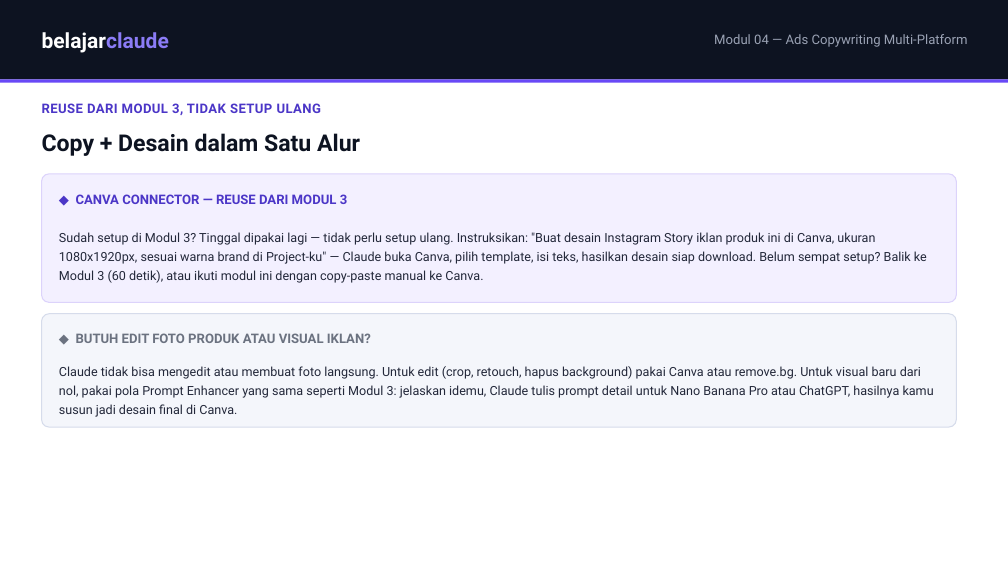
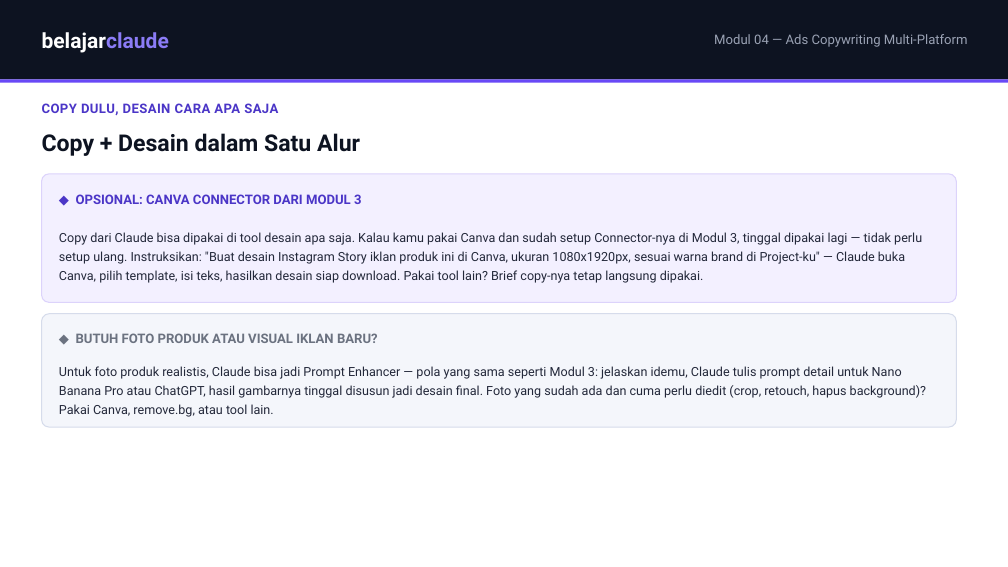
Before and after one commit to juliautomo/belajar-claude, a slide deck: slide 2 of Content-Marketing/M04-Ads-Copywriting/K3-M04-Ads-Copywriting.pptx. Drawn at 1008x567 pixels with LibreOffice and Linux fonts; fonts in the diff are those of the drawing. Boxes give left, top, right and bottom in pixels: in the first picture for what was removed or moved away, otherwise in the second. Text is boxed around its words. In the diff, an @@ line names an element or a change of style, - is before the commit and + after.

Commit message:
M04: de-emphasize Canva as the only path, fix Claude image-capability framing (HTML + PPTX)
- Canva Connector reframed as one optional tool for turning copy into a
  finished visual, not the default/only workflow — case study, tip-box,
  Cara Kerja step 3, Latihan, and Output box all now say 'Canva Connector
  kalau aktif, atau tool/desainer lain kalau tidak' instead of assuming Canva
- 'Claude tidak bisa mengedit atau membuat foto langsung' led with a flat
  negative; reframed to lead with the Prompt Enhancer capability first
  (same pattern M03 already uses), limitation folded in rather than leading
- PPTX slides 2, 5, 7 updated to match (text-only run edits, formatting
  preserved), re-rendered via LibreOffice + pdftoppm and visually checked —
  no overflow on any edited text box

```diff
--- a/Content-Marketing/M04-Ads-Copywriting/K3-M04-Ads-Copywriting.pptx
+++ b/Content-Marketing/M04-Ads-Copywriting/K3-M04-Ads-Copywriting.pptx
@@ text at [42, 103, 278, 115]: text changed @@
-REUSE DARI MODUL 3, TIDAK SETUP ULANG
+COPY DULU, DESAIN CARA APA SAJA
@@ text at [76, 194, 362, 204]: text changed @@
-◆ CANVA CONNECTOR — REUSE DARI MODUL 3
+◆ OPSIONAL: CANVA CONNECTOR DARI MODUL 3
@@ text at [59, 232, 922, 283]: text changed @@
-Sudah setup di Modul 3? Tinggal dipakai lagi — tidak perlu setup ulang. Instruksikan: "Buat desain Instagram Story iklan produk ini di Canva, ukuran 1080x1920px, sesuai warna brand di Project-ku" — Claude buka Canva, pilih template, isi teks, hasilkan desain siap download. Belum sempat setup? Balik ke Modul 3 (60 detik), atau ikuti modul ini dengan copy-paste manual ke Canva.
+Copy dari Claude bisa dipakai di tool desain apa saja. Kalau kamu pakai Canva dan sudah setup Connector-nya di Modul 3, tinggal dipakai lagi — tidak perlu setup ulang. Instruksikan: "Buat desain Instagram Story iklan produk ini di Canva, ukuran 1080x1920px, sesuai warna brand di Project-ku" — Claude buka Canva, pilih template, isi teks, hasilkan desain siap download. Pakai tool lain? Brief copy-nya tetap langsung dipakai.
@@ text at [76, 333, 378, 343]: text changed @@
-◆ BUTUH EDIT FOTO PRODUK ATAU VISUAL IKLAN?
+◆ BUTUH FOTO PRODUK ATAU VISUAL IKLAN BARU?
@@ text at [59, 366, 926, 417]: text changed @@
-Claude tidak bisa mengedit atau membuat foto langsung. Untuk edit (crop, retouch, hapus background) pakai Canva atau remove.bg. Untuk visual baru dari nol, pakai pola Prompt Enhancer yang sama seperti Modul 3: jelaskan idemu, Claude tulis prompt detail untuk Nano Banana Pro atau ChatGPT, hasilnya kamu susun jadi desain final di Canva.
+Untuk foto produk realistis, Claude bisa jadi Prompt Enhancer — pola yang sama seperti Modul 3: jelaskan idemu, Claude tulis prompt detail untuk Nano Banana Pro atau ChatGPT, hasil gambarnya tinggal disusun jadi desain final. Foto yang sudah ada dan cuma perlu diedit (crop, retouch, hapus background)? Pakai Canva, remove.bg, atau tool lain.
```
Also in this commit, not shown: 2 other slides changed, 1 other file.
